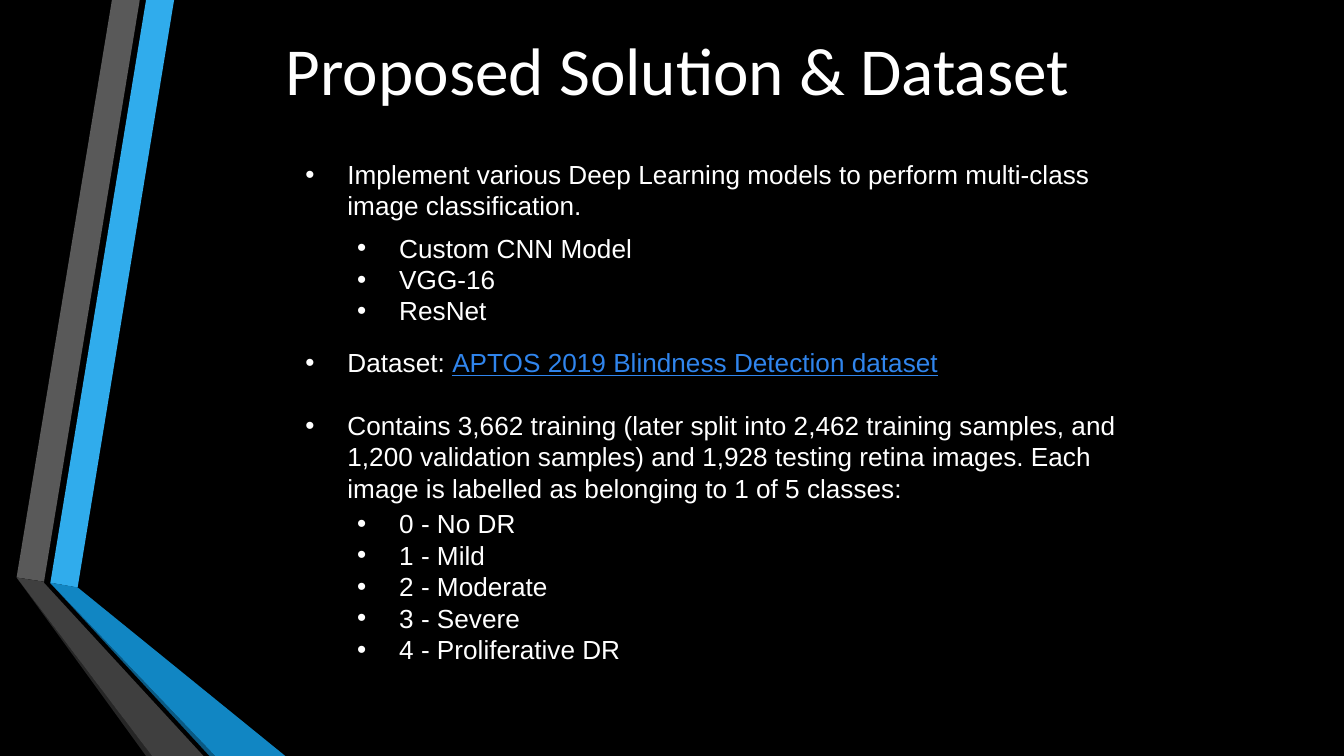
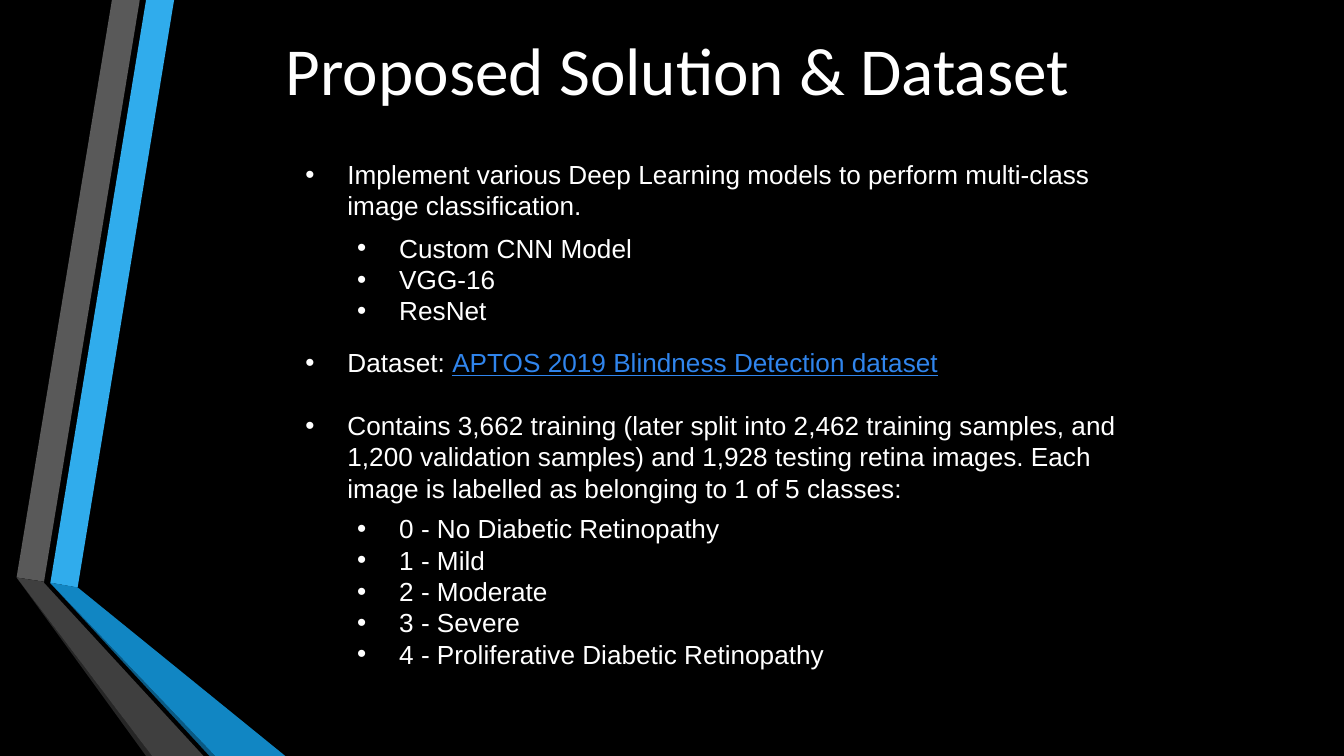
Before and after one commit to Girish-Rajani/Blindess_Detection_Deep_Learning, a slide deck: slide 3 of Blindness Detection Presentation.pptx. Drawn at 1344x756 pixels with LibreOffice and Linux fonts; fonts in the diff are those of the drawing. Boxes give left, top, right and bottom in pixels: in the first picture for what was removed or moved away, otherwise in the second. Text is boxed around its words. In the diff, an @@ line names an element or a change of style, - is before the commit and + after.

```diff
--- a/Blindness Detection Presentation.pptx
+++ b/Blindness Detection Presentation.pptx
@@ text at (399, 519, 719, 544): text changed @@
-• 0 - No DR
+• 0 - No Diabetic Retinopathy
@@ text at (399, 645, 824, 670): text changed @@
-• 4 - Proliferative DR
+• 4 - Proliferative Diabetic Retinopathy
```
Also in this commit, not shown: 3 slides added.
